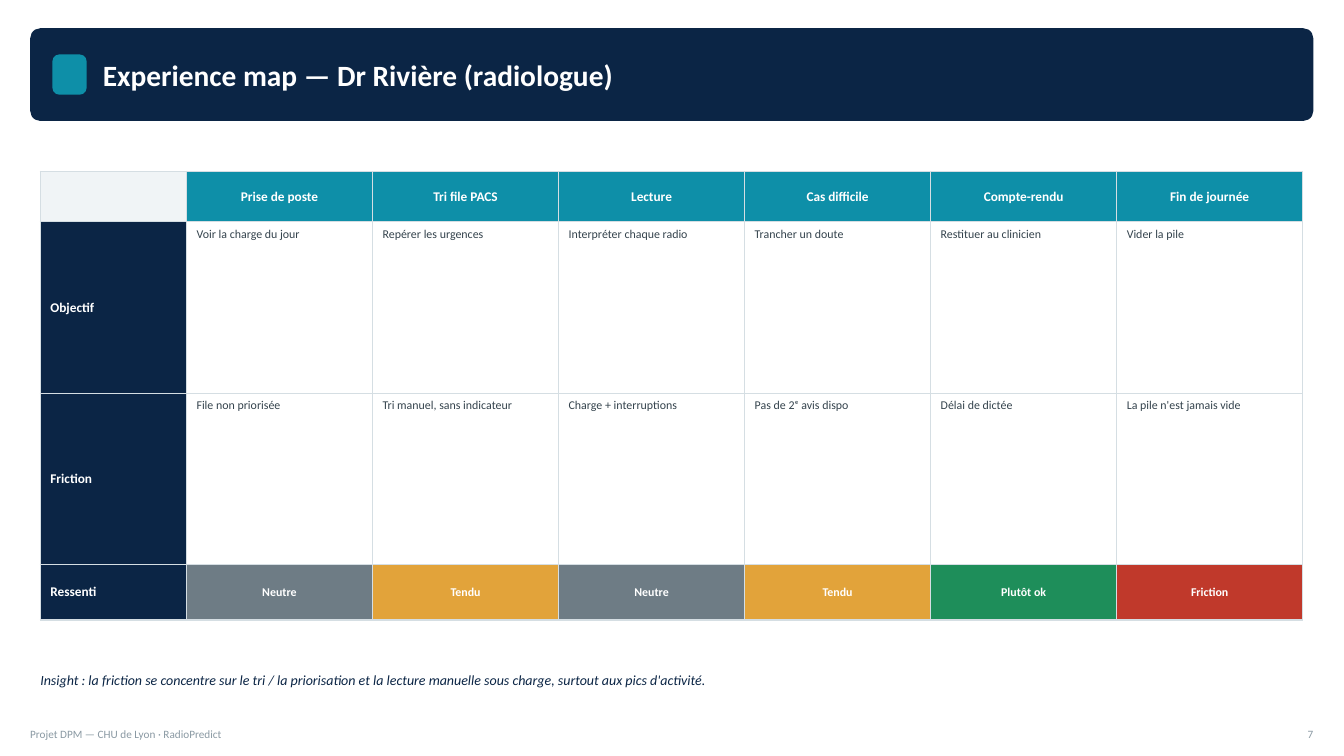
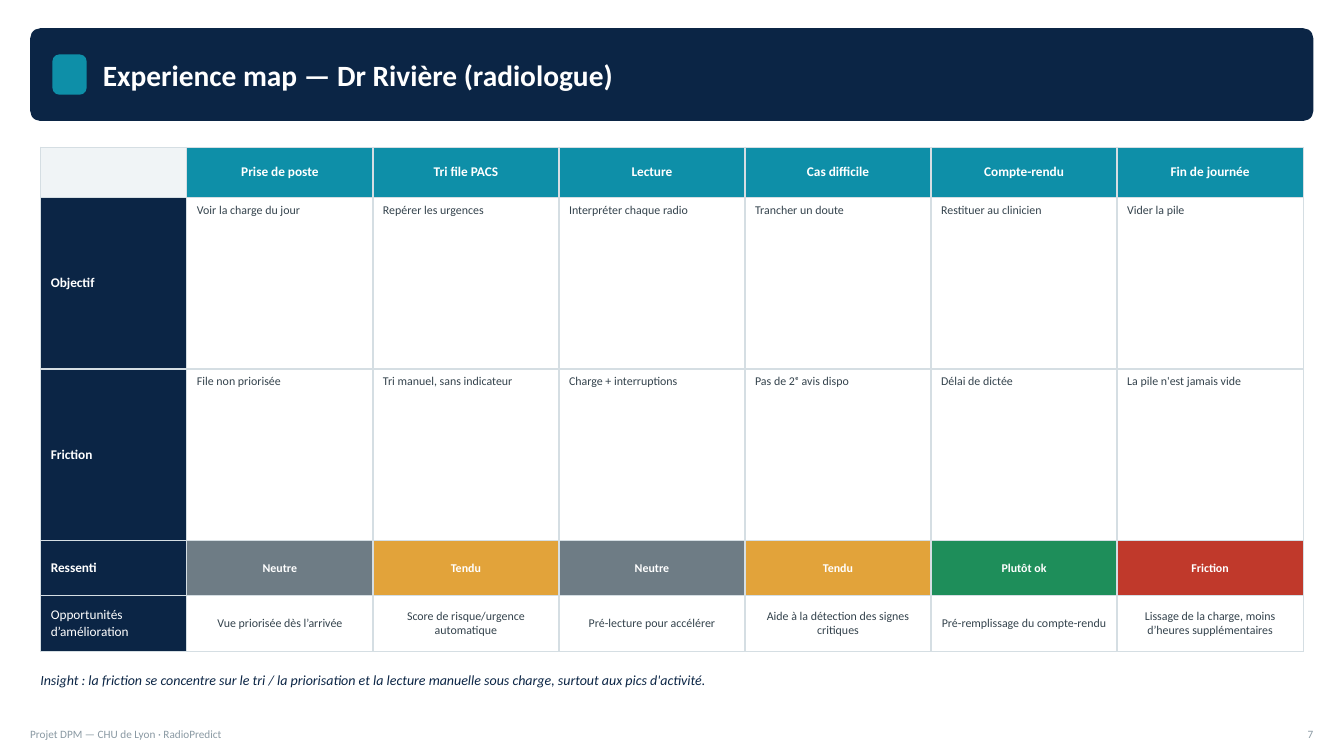
Before and after one commit to nibelune/Projet-DPM-CHU-Lyon, a slide deck: slide 5 of Deck_DPM_CHU_Lyon.pptx (slide 7 before the commit). Drawn at 1344x756 pixels with LibreOffice and Linux fonts; fonts in the diff are those of the drawing. Boxes give left, top, right and bottom in pixels: in the first picture for what was removed or moved away, otherwise in the second. Text is boxed around its words. In the diff, an @@ line names an element or a change of style, - is before the commit and + after.

```diff
--- a/Deck_DPM_CHU_Lyon.pptx
+++ b/Deck_DPM_CHU_Lyon.pptx
@@ table at (40,147,1306,651) @@
+row 5: Opportunités d’amélioration | Vue priorisée dès l’arrivée | Score de risque/urgence automatique | Pré-lecture pour accélérer | Aide à la détection des signes critiques | Pré-remplissage du compte-rendu | Lissage de la charge, moins d’heures supplémentaires
@@ table: place and size @@
-table at (40,171,1306,600)
+table at (40,147,1306,651)
```
Also in this commit, not shown: 15 other slides changed, 2 other files.
